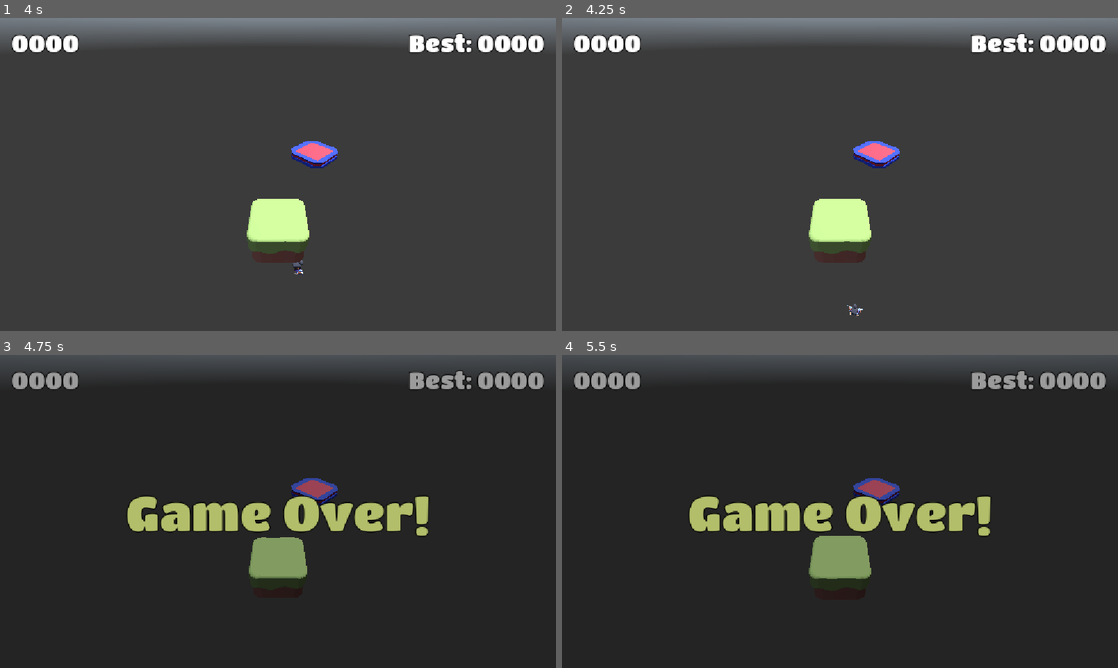
Above: before the commit, frames 1-4 (two rows, left to right).
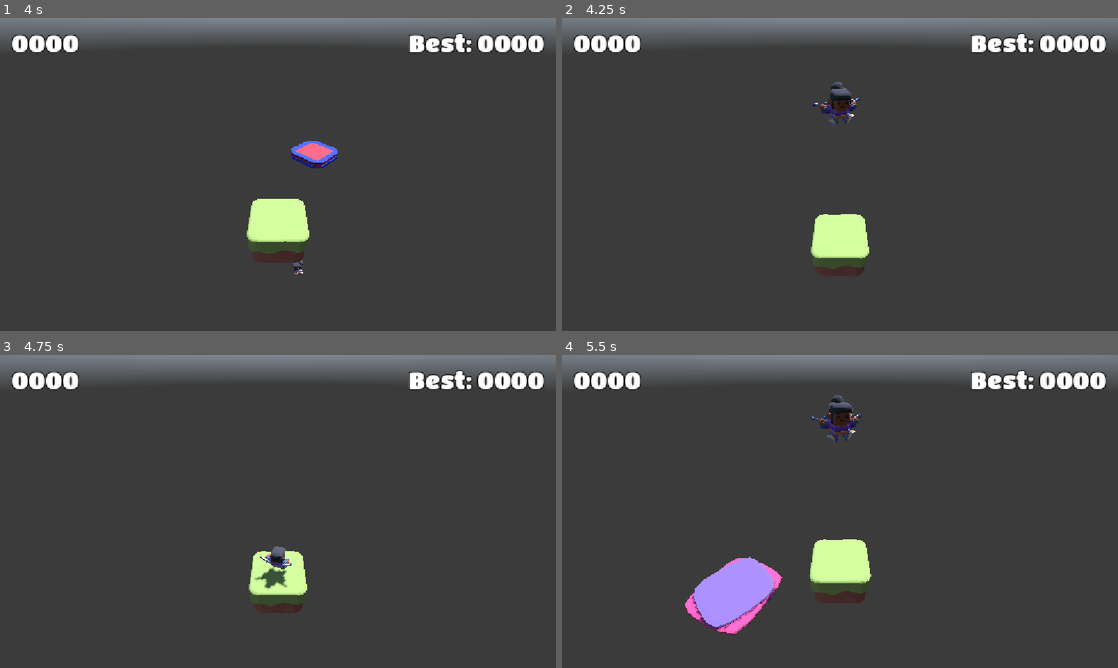
Above: after the commit, the same moments.

Repository: ChristiannYa/sky-pogo
Game: Godot game, scene res://scenes/game/game.tscn
Same seed, same stepped clock (60 frames per second), same inputs: the game is played once before the commit and once after it. A sky picture missing from this copy of the repository is replaced by a grey-blue gradient. Sound files missing from this copy of the repository are replaced by a short silence.
Inputs:
- Up to frame 1 (4 s): hold Right (ui_right) 0.53-1.28 s; tap Space (space) every 0.75 s from 0.6 to 3.6 s; hold Left (ui_left) 1.28-2.03 s; hold Right (ui_right) 2.03-2.78 s; hold Up (ui_up) 2.78-3.53 s; hold Left (ui_left) from 3.53 s (still down)
- Up to frame 2 (4.25 s): keep holding Left (ui_left); tap R (reload, bound only after the commit) at 4.15 s
- Up to frame 3 (4.75 s): keep holding Left (ui_left); tap Space (space) at 4.35 s
- Up to frame 4 (5.5 s): keep holding Left (ui_left); tap Space (space) at 5.1 s

Frame 1 is identical in both runs. In frame 2, 2.5% of the frame differs, in the area x 44-61%, y 20-96%; in frame 3, 17%; in frame 4, 20%, in the area x 0-100%, y 0-90%.

Commit message:
19-tree-pausing

Diff:
--- a/game_ui/game_ui.gd
+++ b/game_ui/game_ui.gd
@@ -1,10 +1,19 @@
 extends Control
+
 
 @onready var game_over_color_rect: ColorRect = $GameOverColorRect
 
 
-func _ready() -> void:
+func _unhandled_input(event: InputEvent):
+	if event.is_action_pressed("reload"):
+		get_tree().reload_current_scene()
+
+func _enter_tree() -> void:
+	get_tree().paused = false
+
+func _ready():
 	SignalHub.game_over.connect(on_game_over)
 
 func on_game_over():
 	game_over_color_rect.show()
+	get_tree().paused = true
--- a/game_ui/game_ui.tscn
+++ b/game_ui/game_ui.tscn
@@ -12,6 +12,7 @@
 outline_color = Color(0, 0, 0, 1)
 
 [node name="GameUi" type="Control" unique_id=1722941089]
+process_mode = 3
 layout_mode = 3
 anchors_preset = 15
 anchor_right = 1.0
--- a/project.godot
+++ b/project.godot
@@ -30,6 +30,11 @@
 "events": [Object(InputEventKey,"resource_local_to_scene":false,"resource_name":"","device":16,"window_id":0,"alt_press …(190 unchanged characters)…
 ]
 }
+reload={
+"deadzone": 0.2,
+"events": [Object(InputEventKey,"resource_local_to_scene":false,"resource_name":"","device":-1,"window_id":0,"alt_pressed":false,"shift_pressed":false,"ctrl_pressed":false,"meta_pressed":false,"pressed":false,"keycode":0,"physical_keycode":82,"key_label":0,"unicode":114,"location":0,"echo":false,"script":null)
+]
+}
 
 [physics]
 
